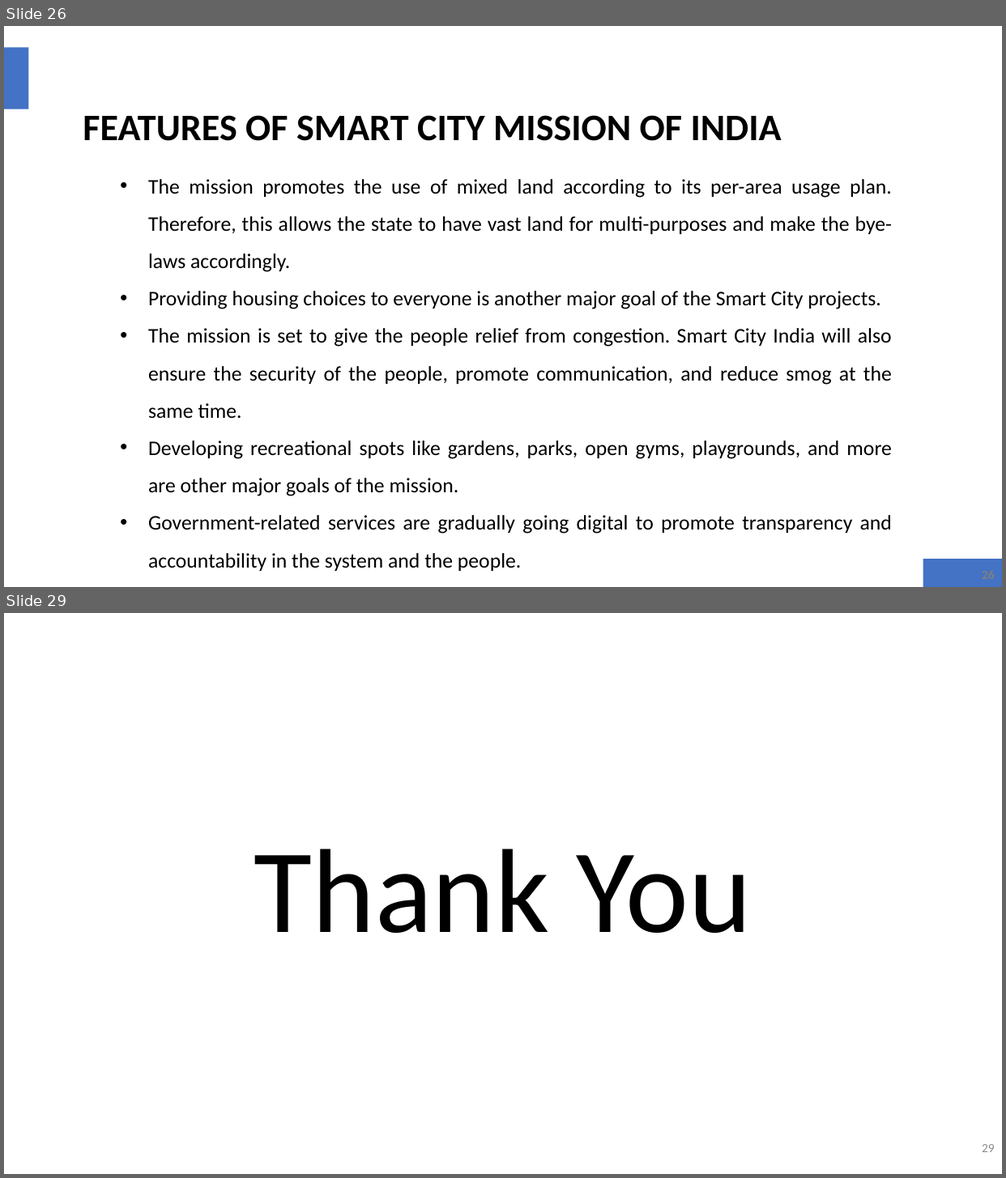
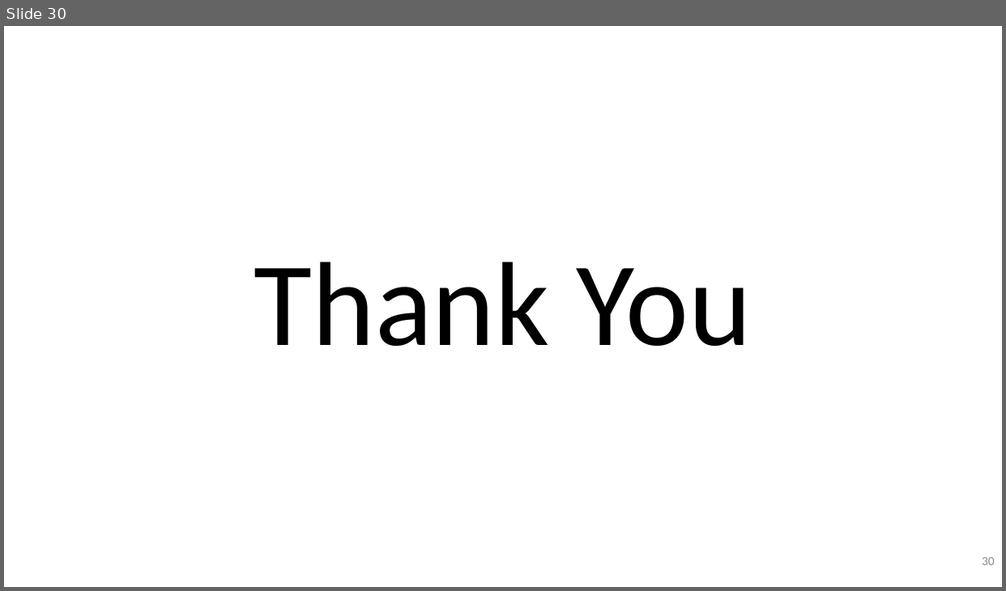
Before and after one commit to krishna-46/6thsem_Internship2023, a slide deck: Reports/SEE PPT's/Final ppt/KRISHNA.pptx. Shown one above the other, each under a label of ours: slides 26 and 29 before the commit, slide 30 after it; the slides between them are not shown. The pictures are 1006x1178 and 1006x591 pixels, drawn with LibreOffice and Linux fonts; fonts in the diff are those of the drawing. Boxes give left, top, right and bottom in pixels: in the first picture for what was removed or moved away, otherwise in the second. Text is boxed around its words. In the diff, an @@ line names an element or a change of style, - is before the commit and + after.

```diff
--- a/Reports/SEE PPT's/Final ppt/KRISHNA.pptx
+++ b/Reports/SEE PPT's/Final ppt/KRISHNA.pptx
@@ slide 26 removed at (x1=4, y1=26, x2=1002, y2=587), background #FFFFFF; not listed: 2 template elements that a slide beside it also shows @@
@@ title removed at (x1=83, y1=115, x2=782, y2=141) @@
-FEATURES OF SMART CITY MISSION OF INDIA
@@ text removed at (x1=148, y1=179, x2=892, y2=571) @@
-  • The mission promotes the use of mixed land according to its per-area usage plan. Therefore, this allows the state to have vast land for multi-purposes and make the bye-laws accordingly.
-  • Providing housing choices to everyone is another major goal of the Smart City projects.
-  • The mission is set to give the people relief from congestion. Smart City India will also ensure the security of the people, promote communication, and reduce smog at the same time.
-  • Developing recreational spots like gardens, parks, open gyms, playgrounds, and more are other major goals of the mission.
-  • Government-related services are gradually going digital to promote transparency and accountability in the system and the people.
@@ what was slide 29 is now slide 30 @@
@@ page number at (x1=982, y1=557, x2=995, y2=565): text changed @@
-29
+30
```
Also in this commit, not shown: 26 slides changed, 2 slides added, 9 other files.
